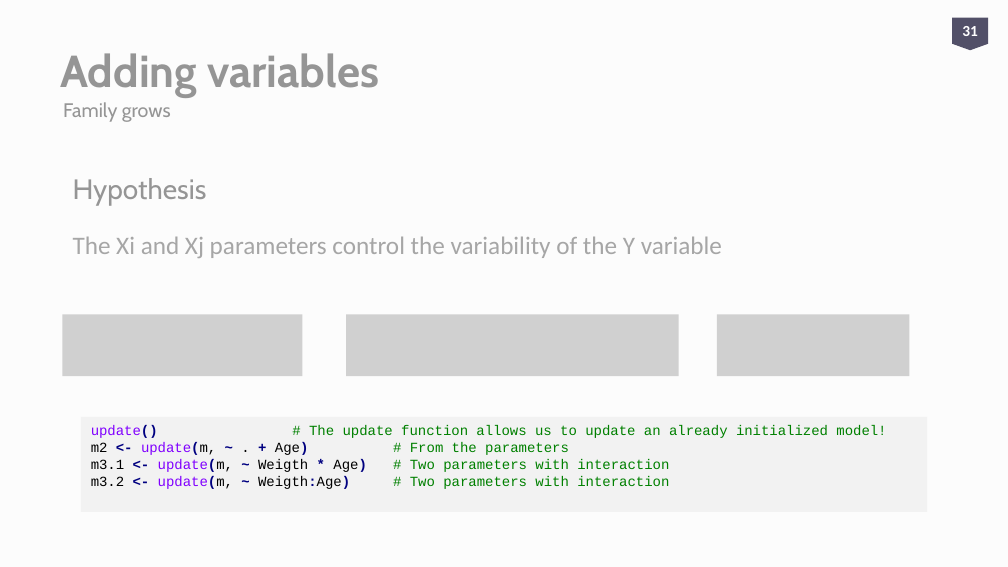
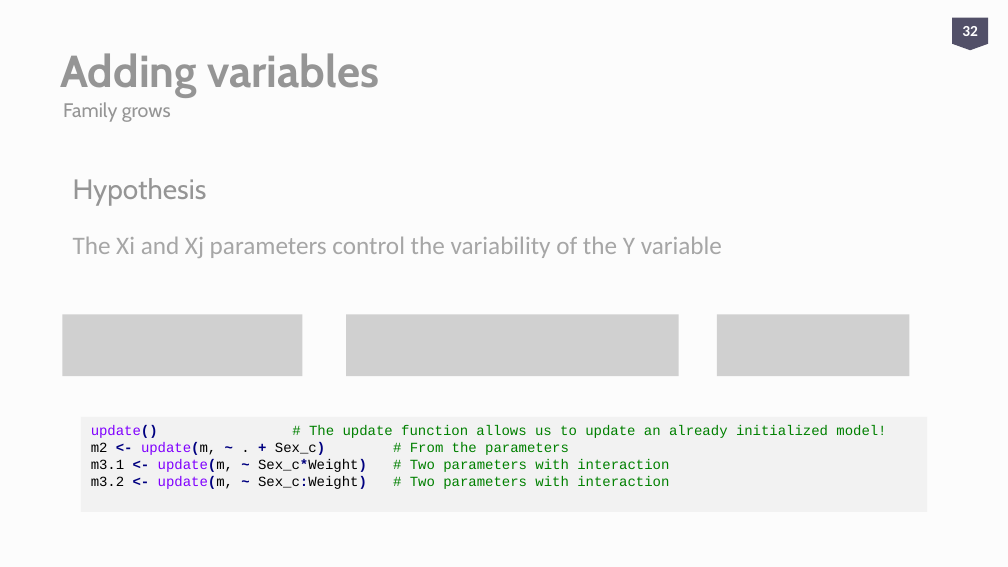
Before and after one commit to aweimann/floto-lab-learning-bioinformatics, a slide deck: slide 32 of presentations/R_worskshop_Statistics_analysisENG.pptx (slide 31 before the commit). Drawn at 1008x567 pixels with LibreOffice and Linux fonts; fonts in the diff are those of the drawing; grey boxes stand for pictures. Boxes give left, top, right and bottom in pixels: in the first picture for what was removed or moved away, otherwise in the second. Text is boxed around its words. In the diff, an @@ line names an element or a change of style, - is before the commit and + after.

```diff
--- a/presentations/R_worskshop_Statistics_analysisENG.pptx
+++ b/presentations/R_worskshop_Statistics_analysisENG.pptx
@@ page number at (962,26,978,36): text changed @@
-31
+32
@@ text in rectangle at (91,442,669,489): text changed @@
-m2 <- update(m, ~ . + Age) # From the parameters
-m3.1 <- update(m, ~ Weigth * Age) # Two parameters with interaction
-m3.2 <- update(m, ~ Weigth:Age) # Two parameters with interaction
+m2 <- update(m, ~ . + Sex_c) # From the parameters
+m3.1 <- update(m, ~ Sex_c*Weight) # Two parameters with interaction
+m3.2 <- update(m, ~ Sex_c:Weight) # Two parameters with interaction
```
Also in this commit, not shown: 9 other slides changed, 3 slides added, 3 other files.
